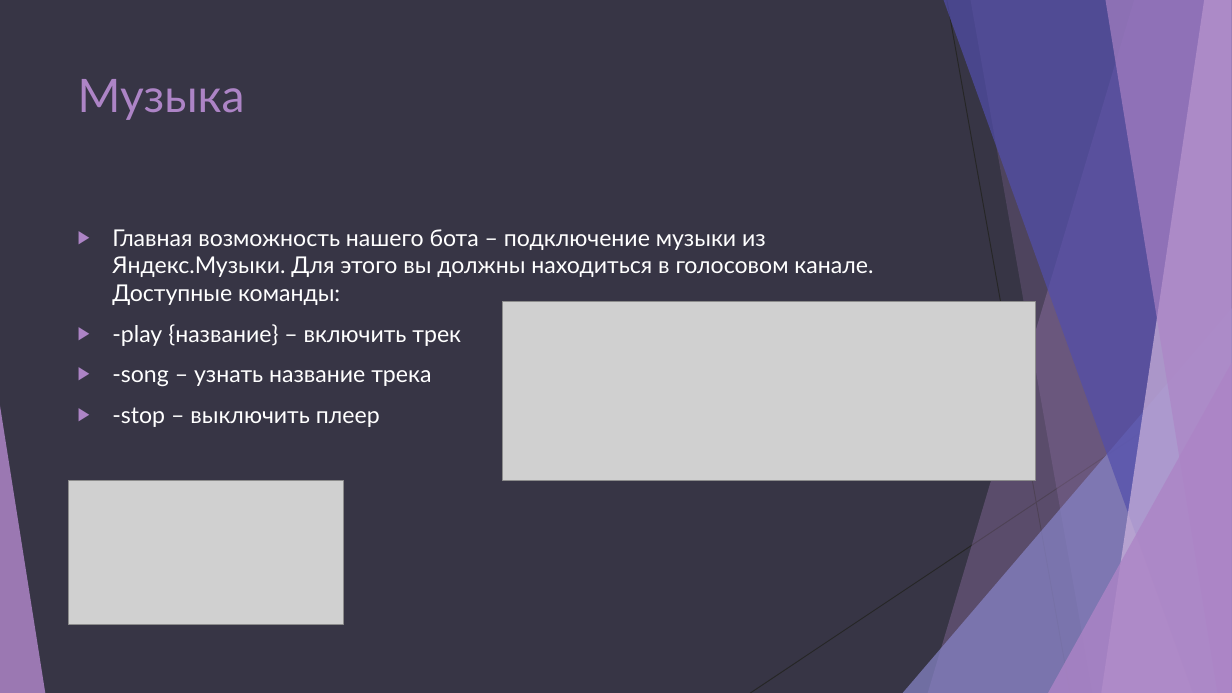
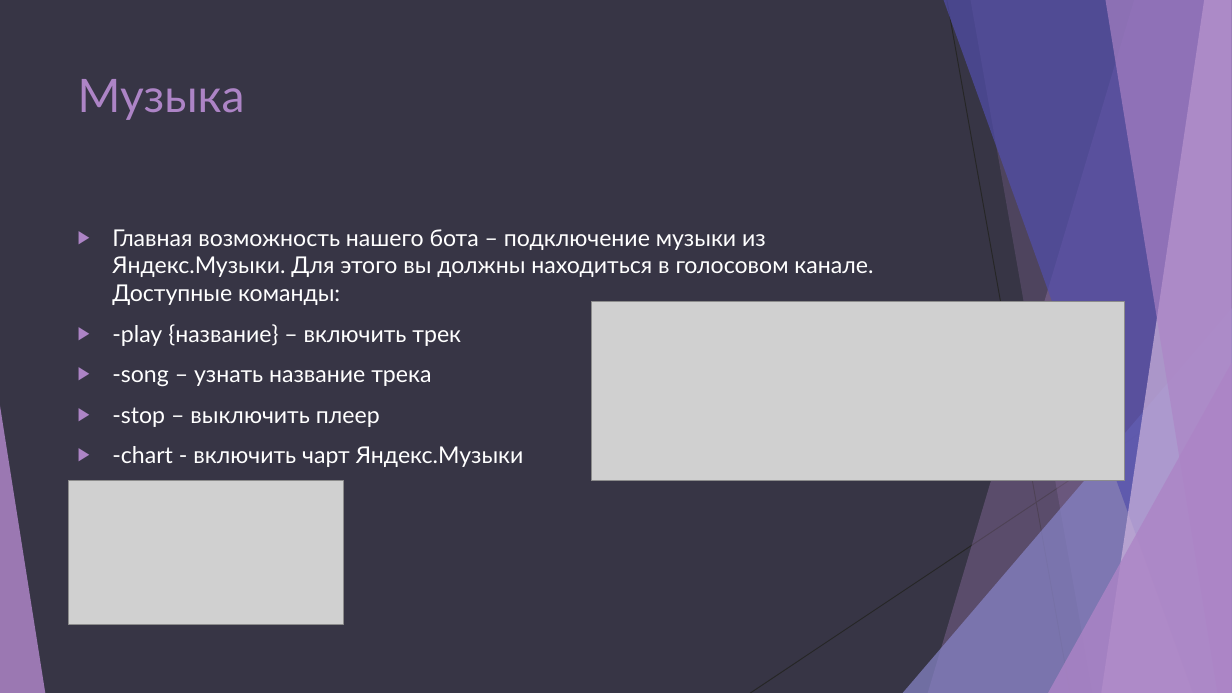
Before and after one commit to Taratin478478/DiscordBot, a slide deck: slide 3 of Discord Bot.pptx. Drawn at 1232x693 pixels with LibreOffice and Linux fonts; fonts in the diff are those of the drawing; grey boxes stand for pictures. Boxes give left, top, right and bottom in pixels: in the first picture for what was removed or moved away, otherwise in the second. Text is boxed around its words. In the diff, an @@ line names an element or a change of style, - is before the commit and + after.

```diff
--- a/Discord Bot.pptx
+++ b/Discord Bot.pptx
@@ picture: place and size @@
-picture at [503,302,1036,482]
+picture at [592,302,1125,482]
@@ text at [112,446,524,467]: paragraph added @@
+▶ -chart - включить чарт Яндекс.Музыки
```
Also in this commit, not shown: 3 other slides changed, 2 other files.
